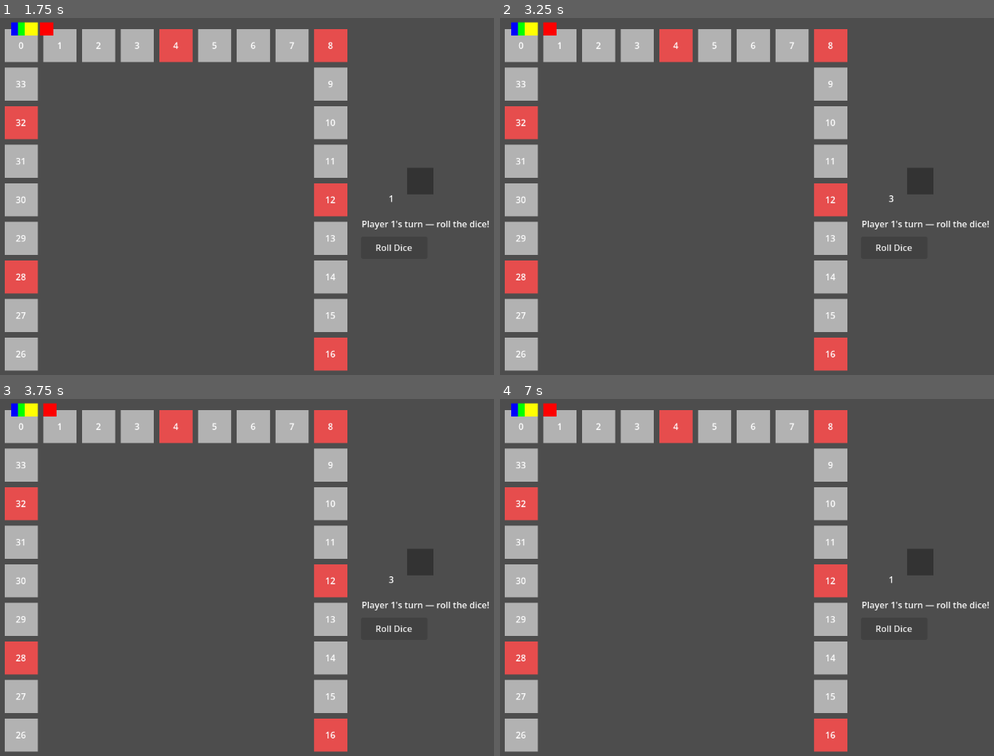
Above: before the commit, frames 1-4 (two rows, left to right).
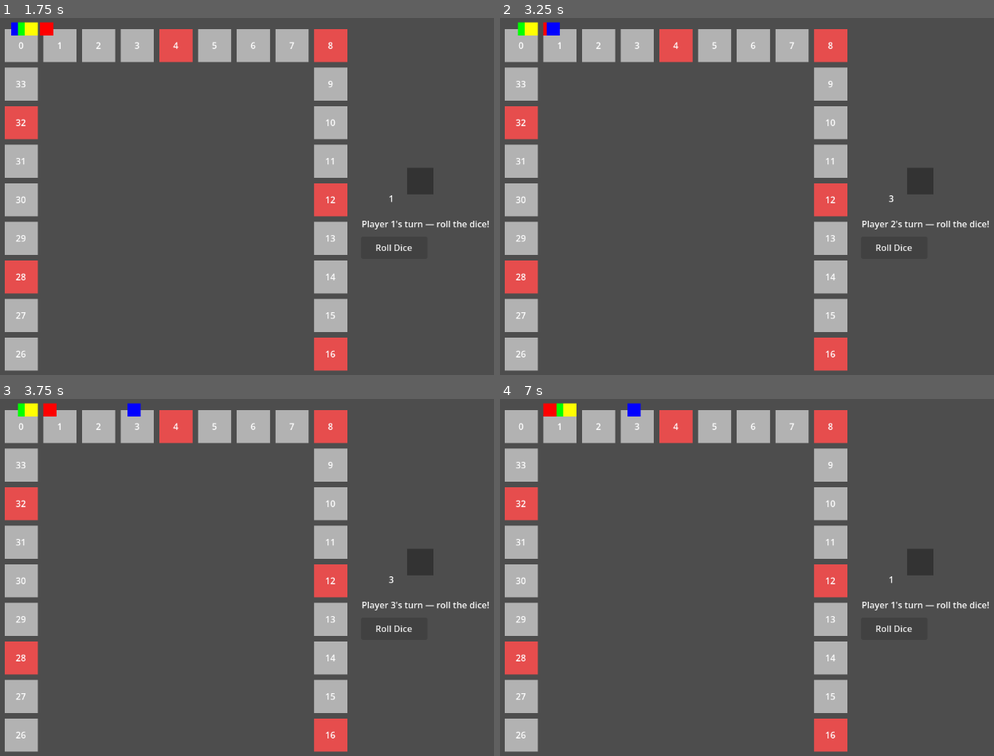
Above: after the commit, the same moments.

Repository: Zephyrdoestech/Pinoy-Party
Game: Godot game, scene res://scenes/Game.tscn
Same seed, same stepped clock (60 frames per second), same inputs: the game is played once before the commit and once after it.
Inputs:
- Up to frame 1 (1.75 s): click "Roll Dice" at 0.5 s; click "Roll Dice" at 1.25 s
- Up to frame 2 (3.25 s): click "Roll Dice" at 2 s; tap Enter (ui_accept) at 2.75 s; tap 1 (p1_jump) at 3.02 s
- Up to frame 3 (3.75 s): no input
- Up to frame 4 (7 s): tap 1 (p1_jump) at 3.77, 5.27, 6.02, 6.77 s; tap Enter (ui_accept) every 0.75 s from 4.25 to 6.5 s

Frame 1 is identical in both runs. In frame 2, 0.2% of the frame differs, in the area x 2-80%, y 1-59%; in frame 3, 0.2%; in frame 4, 0.5%, in the area x 2-29%, y 1-5%.

Commit message:
Fix Player 2+ stuck: lambda captures bool by value in GDScript, use Array[bool] for shared reference

Diff:
--- a/pinoy-party/scripts/state_machine/states/State_Moving.gd
+++ b/pinoy-party/scripts/state_machine/states/State_Moving.gd
@@ -23,20 +23,20 @@
 	# on EventBus when the token's own signal fires.
 	EventBus.player_moved.emit(player_idx, new_tile)
 
-	# Use a one-shot connection with a guard instead of an open await loop.
-	# This prevents a stale coroutine from a previous turn stealing the signal
-	# that belongs to a future player's movement.
-	var done := false
+	# Use an Array as the "done" flag so the lambda captures it by reference.
+	# A plain `var done := false` would be captured by VALUE in GDScript,
+	# meaning `done[0] = true` inside the lambda would not affect the outer scope.
+	var done := [false]
 	var _handler := func(finished_idx: int) -> void:
 		if finished_idx == player_idx:
-			done = true
+			done[0] = true
 	EventBus.movement_finished.connect(_handler, CONNECT_ONE_SHOT)
 
-	# Wait until our specific player's token finishes.
-	while not done:
+	# Poll each frame until our specific player's token finishes.
+	while not done[0]:
 		await get_tree().process_frame
 
-	# Disconnect in case the while-loop exited for another reason.
+	# Safety: disconnect if still connected (e.g. signal never fired).
 	if EventBus.movement_finished.is_connected(_handler):
 		EventBus.movement_finished.disconnect(_handler)
 
